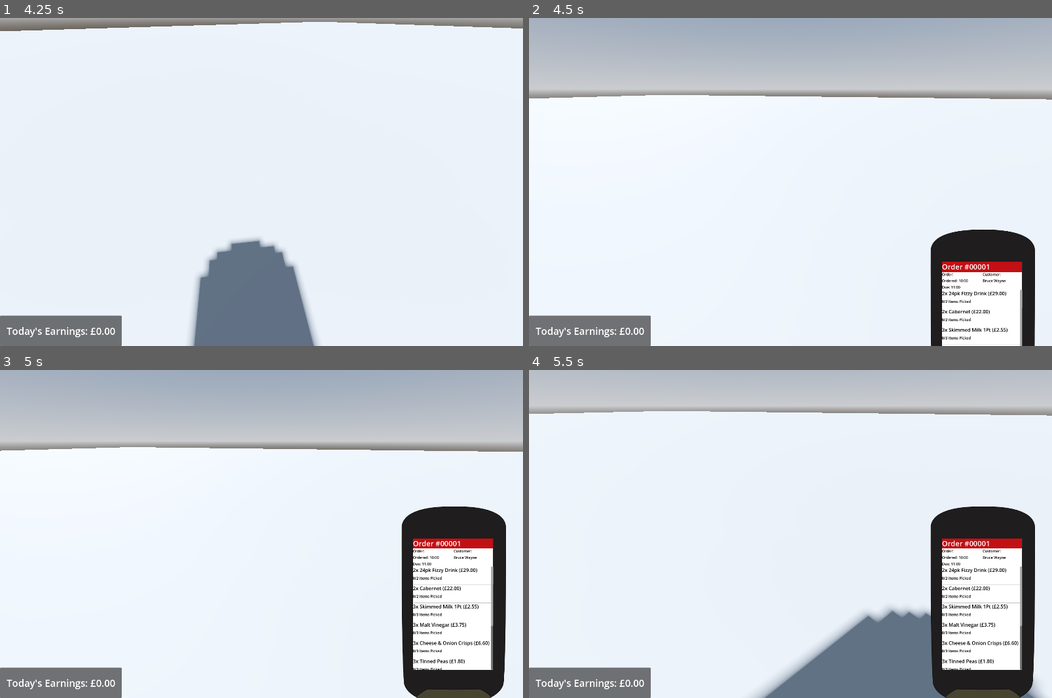
Above: before the commit, frames 1-4 (two rows, left to right).
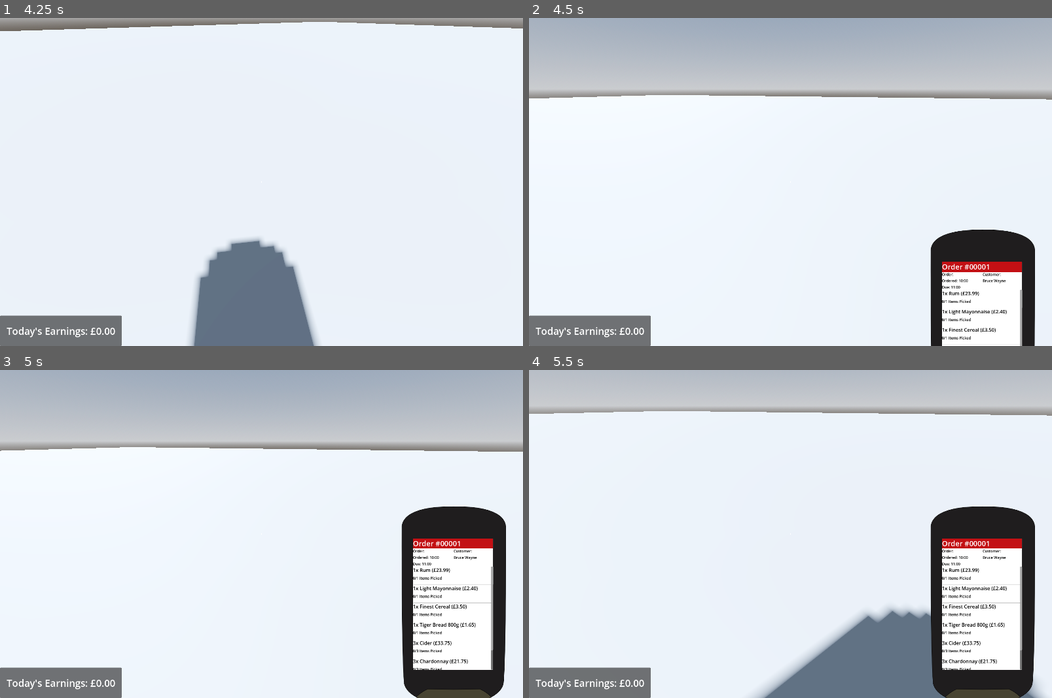
Above: after the commit, the same moments.

Repository: Allus-Interactive/speedy-shopper
Game: Godot game, scene res://game/world/shop/shop.tscn
Two runs of this game, one before a commit and one after it. Both use one fixed random seed, a clock stepped at 60 frames per second and the inputs below.
Inputs (mouse positions are in pixels of both pictures, inside the frame that each line leads up to):
- Up to frame 1 (4.25 s): tap Enter at 0.5 s; move the mouse to (376, 165) at 0.52 s; hold D (product_rotate_right) 0.53-1.28 s; hold C (crouch) 0.53-1.28 s; click (376, 165) at 0.67 s; move the mouse to (235, 182) at 1.27 s; hold W (forwards) from 1.28 s (still down); tap E (interact) at 1.35 s; move the mouse to (271, 175) at 2.02 s; hold R (replace) 2.03-2.78 s; move the mouse to (256, 188) at 2.77 s; tap Mouse wheel down (scroll_down) at 2.85 s; click (256, 188) at 2.92 s; move the mouse to (298, 185) at 3.52 s; tap Mouse wheel up (scroll_up) at 3.6 s
- Up to frame 2 (4.5 s): keep holding W (forwards); move the mouse to (748, 178) at 4.27 s; tap T (toggle_scanner) at 4.35 s
- Up to frame 3 (5 s): keep holding W (forwards)
- Up to frame 4 (5.5 s): keep holding W (forwards); move the mouse to (795, 534) at 5.02 s; hold C (crouch) from 5.03 s (still down); click (795, 534) at 5.17 s

Frame 1 is identical in both runs. In frame 2, 0.3% of the frame differs, in the area x 78-92%, y 83-99%; in frame 3, 0.6%, in the area x 78-95%, y 60-90%; in frame 4, 0.6%.

Commit message:
added randomization to item order in order generation

Diff:
--- a/godot-project/game/global/job_manager.gd
+++ b/godot-project/game/global/job_manager.gd
@@ -12,9 +12,15 @@
 	generate_order()
 
 func generate_order() -> void:
+	var no_of_orders_to_generate = randi_range(1, 4)
+	# Get all products
 	var all_products_in_shop: Array[Item] = ProductManager.all_products
+	# group by category
 	var grouped_products = group_items_by_category(all_products_in_shop)
-	var no_of_orders_to_generate = randi_range(1, 4)
+	# extract into an array and shuffle
+	var all_products = grouped_products.values()
+	all_products.shuffle()
+
 
 	for no_of_orders in no_of_orders_to_generate:
 		var products_in_order: Array[OrderItemData] = []
@@ -22,15 +28,15 @@
 		var no_of_items_in_order: int = randi_range(1, no_of_categories)
 
 		# Basic Order Generation
-		# TODO: change order of grouped_products? So orders don't follow the same patern every time
 		for i in no_of_items_in_order:
-			var product = grouped_products[i]
+			var product = all_products[i]
 			var new_product := OrderItemData.new()
 			new_product.product_info = product[randi_range(0, product.size() - 1)]
 			new_product.required_quantity = randi_range(1, 3)
-			var max_range = products_in_order.size() if products_in_order.size() == 0 else products_in_order.size() - 1
-			var index = randi_range(0, max_range)
-			products_in_order.insert(index, new_product)
+			products_in_order.append(new_product)
+
+		# Shuffle item order to appear more random
+		products_in_order.shuffle()
 
 		var order := OrderData.new()
 		# irrelevant data, remove?
